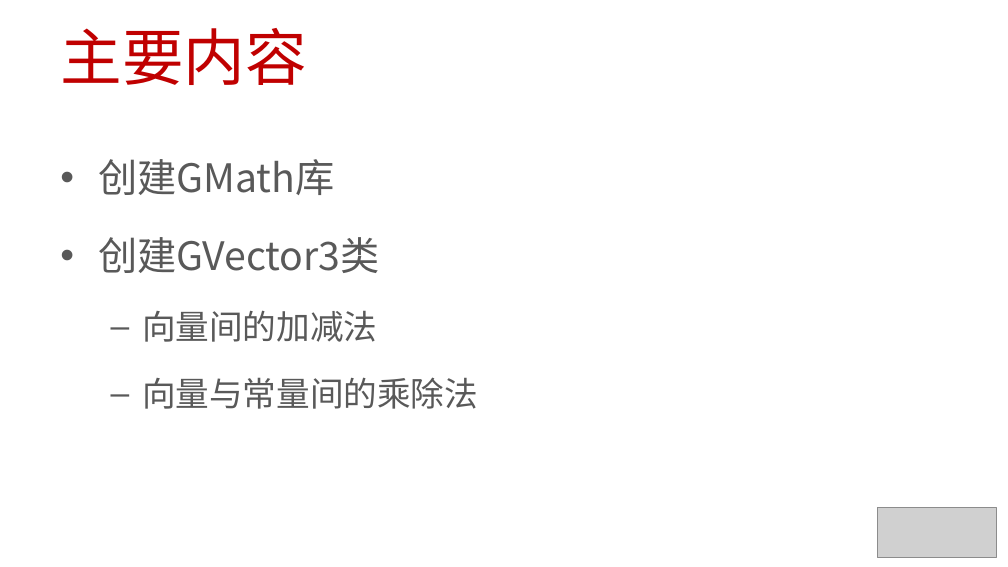
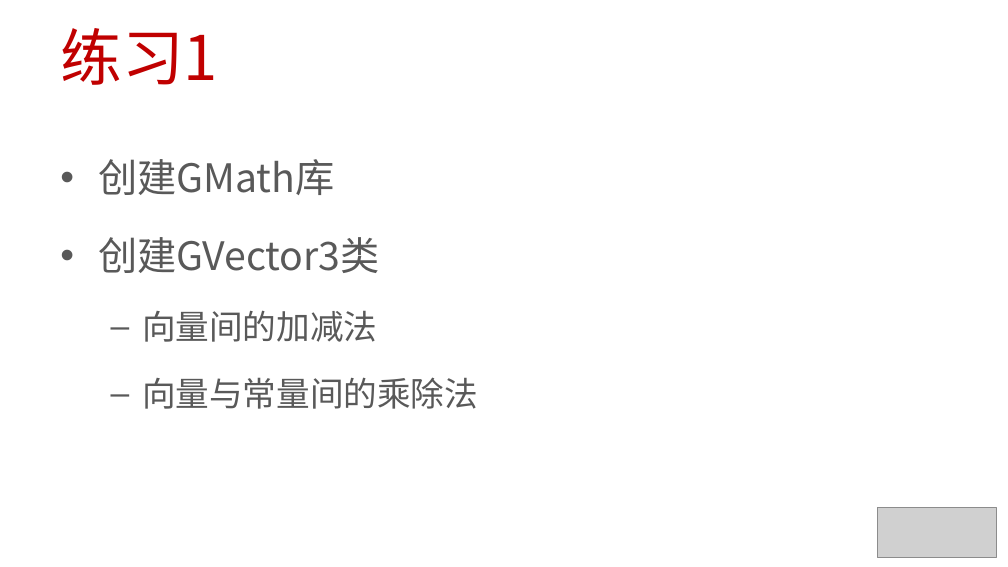
Before and after one commit to 0000duck/ComputerGraphicsBasics, a slide deck: slide 2 of PPT/C++练习.pptx. Drawn at 1008x567 pixels with LibreOffice and Linux fonts; fonts in the diff are those of the drawing; grey boxes stand for pictures. Boxes give left, top, right and bottom in pixels: in the first picture for what was removed or moved away, otherwise in the second. Text is boxed around its words. In the diff, an @@ line names an element or a change of style, - is before the commit and + after.

```diff
--- a/PPT/C++练习.pptx
+++ b/PPT/C++练习.pptx
@@ title at (x1=60, y1=28, x2=217, y2=85): text changed @@
-主要内容
+练习1
```
Also in this commit, not shown: 1 slide added, 3 other files.
